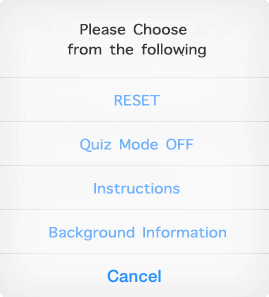
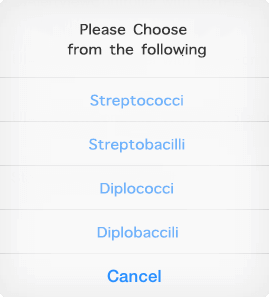
Layer changes from the first (269, 297) image to the second:
showed group "Group 1 copy" (4 layers) over [89, 94, 185, 241]
hid group "Group 1" (5 layers) over [49, 94, 226, 241]
